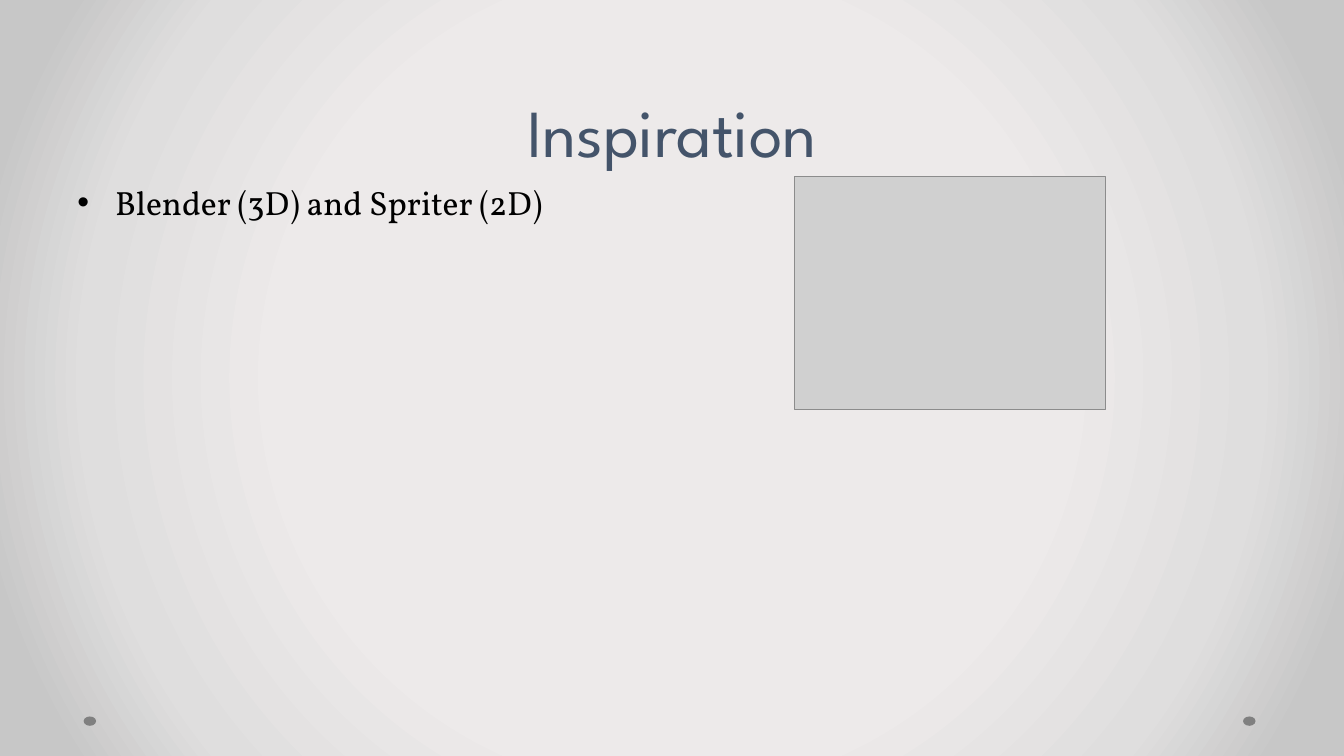
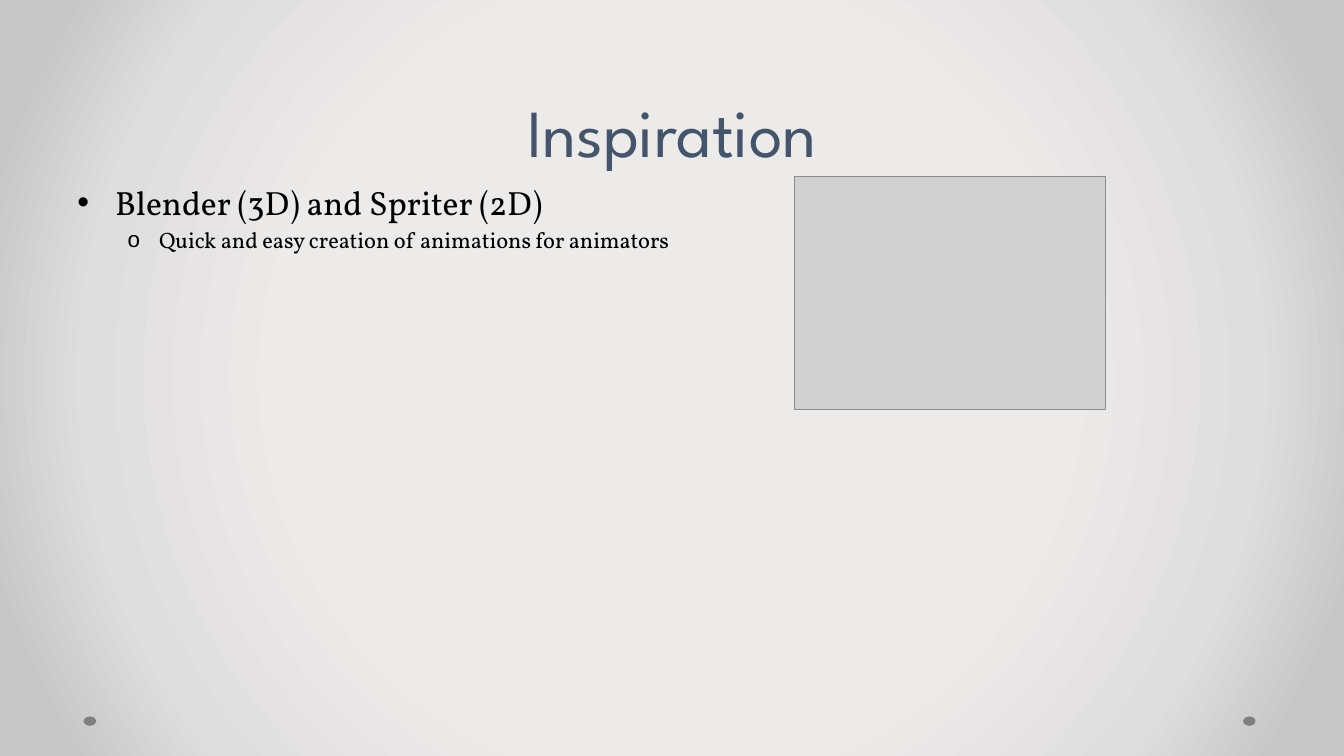
Before and after one commit to migiesmith/Physics-based-Animation-Coursework, a slide deck: slide 4 of Presentation/40111906 Presentation.pptm (slide 2 before the commit). Drawn at 1344x756 pixels with LibreOffice and Linux fonts; fonts in the diff are those of the drawing; grey boxes stand for pictures. Boxes give left, top, right and bottom in pixels: in the first picture for what was removed or moved away, otherwise in the second. Text is boxed around its words. In the diff, an @@ line names an element or a change of style, - is before the commit and + after.

```diff
--- a/Presentation/40111906 Presentation.pptm
+++ b/Presentation/40111906 Presentation.pptm
@@ text at (x1=159, y1=232, x2=669, y2=254): paragraph added @@
+  o Quick and easy creation of animations for animators
```
Also in this commit, not shown: 1 other slide changed, 1 slide added, 40 other files.
